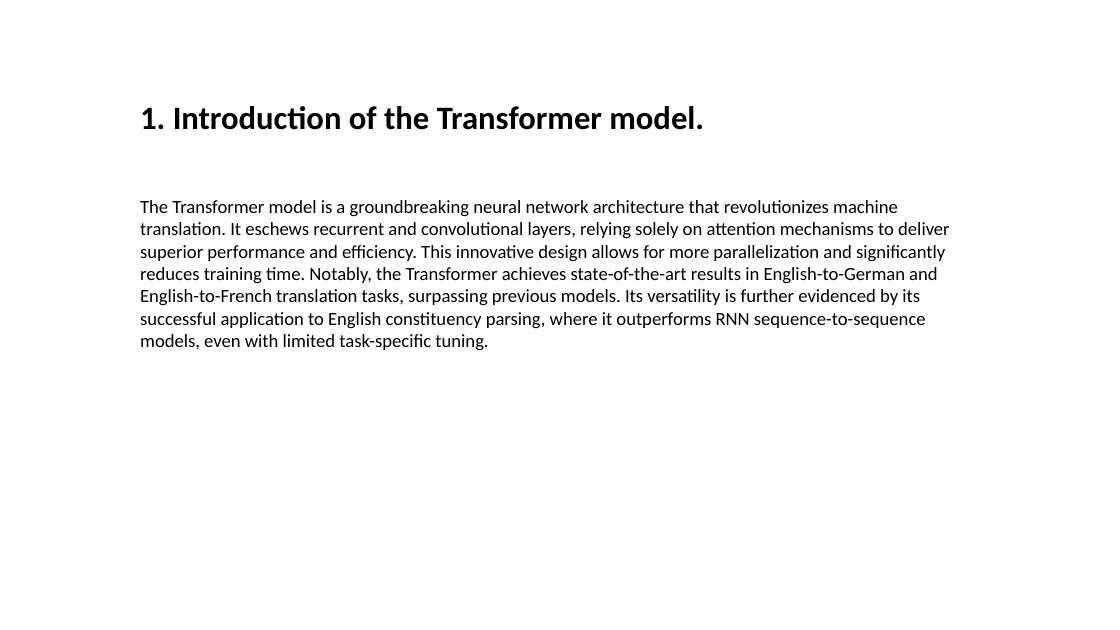
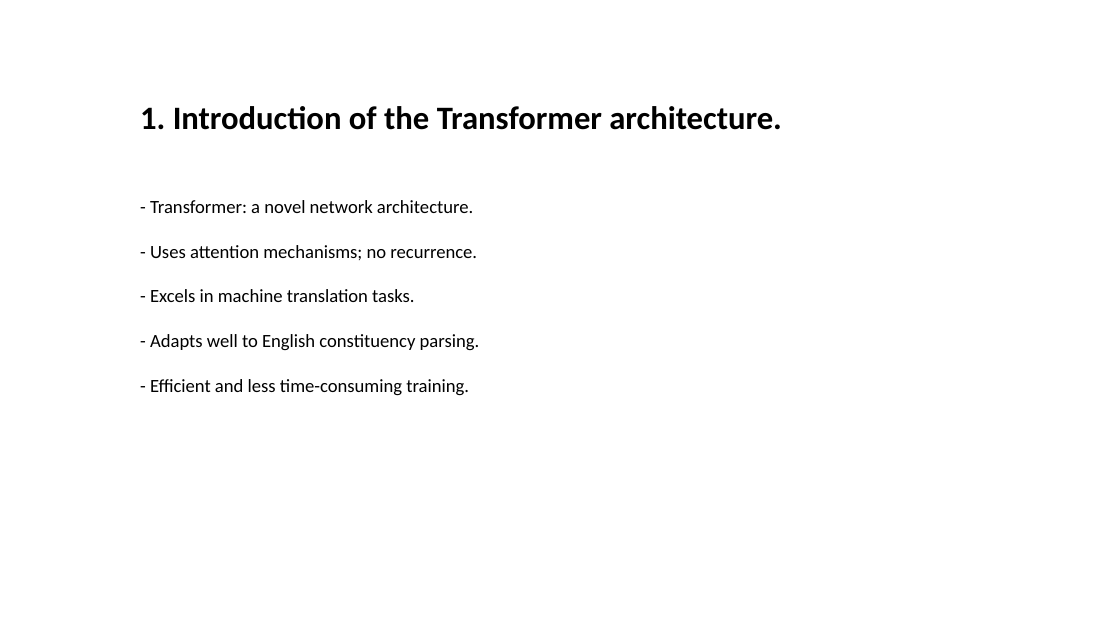
Before and after one commit to Jessie-ZhaoXi/dsa4213-ppt-generator, a slide deck: slide 4 of ppt_generator/my_ppts/attention_mode2.pptx. Drawn at 1120x630 pixels with LibreOffice and Linux fonts; fonts in the diff are those of the drawing; background and template pictures are left out. Boxes give left, top, right and bottom in pixels: in the first picture for what was removed or moved away, otherwise in the second. Text is boxed around its words. In the diff, an @@ line names an element or a change of style, - is before the commit and + after.

```diff
--- a/ppt_generator/my_ppts/attention_mode2.pptx
+++ b/ppt_generator/my_ppts/attention_mode2.pptx
@@ text at box(140, 106, 782, 130): text changed @@
-1. Introduction of the Transformer model.
+1. Introduction of the Transformer architecture.
@@ text at box(150, 200, 480, 396): text changed @@
-The Transformer model is a groundbreaking neural network architecture that revolutionizes machine translation. It eschews recurrent and convolutional layers, relying solely on attention mechanisms to deliver superior performance and efficiency. This innovative design allows for more parallelization and significantly reduces training time. Notably, the Transformer achieves state-of-the-art results in English-to-German and English-to-French translation tasks, surpassing previous models. Its versatility is further evidenced by its successful application to English constituency parsing, where it outperforms RNN sequence-to-sequence models, even with limited task-specific tuning.
+- Transformer: a novel network architecture.
+- Uses attention mechanisms; no recurrence.
+- Excels in machine translation tasks.
+- Adapts well to English constituency parsing.
+- Efficient and less time-consuming training.
```
Also in this commit, not shown: 8 other slides changed, 5 other files.
